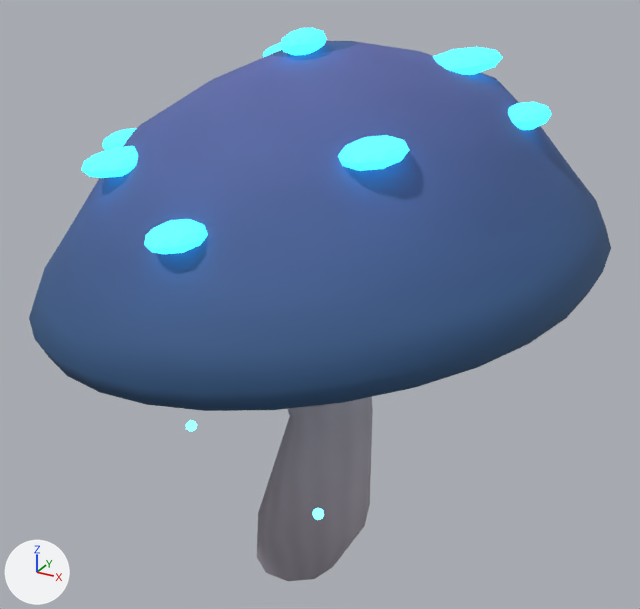
The glTF model exports/environment/components/forest_mushroom_blue.glb, before and after one commit.
Both versions are drawn from a 50 mm lens placed at (1.348, -2.276, 2.167), pointed at (0.078, 0.033, 1.013). Every picture has the same lights, and +X, +Y and +Z are marked at lower left. The first picture is the older version.

Script lines for the objects in view, before the commit:
```python
ob_bioluminescent_cap_spot = bpy.data.objects.new('Bioluminescent cap spot', me_bioluminescent_cap_spot)
ob_bioluminescent_cap_spot.location = (0.0, 0.0, 0.0)
ob_bioluminescent_cap_spot_001 = bpy.data.objects.new('Bioluminescent cap spot.001', me_bioluminescent_cap_spot_001)
ob_bioluminescent_cap_spot_001.location = (0.0, 0.0, 0.0)
ob_bioluminescent_cap_spot_002 = bpy.data.objects.new('Bioluminescent cap spot.002', me_bioluminescent_cap_spot_002)
ob_bioluminescent_cap_spot_002.location = (0.0, 0.0, 0.0)
ob_bioluminescent_cap_spot_003 = bpy.data.objects.new('Bioluminescent cap spot.003', me_bioluminescent_cap_spot_003)
ob_bioluminescent_cap_spot_003.location = (0.0, 0.0, 0.0)
ob_bioluminescent_cap_spot_004 = bpy.data.objects.new('Bioluminescent cap spot.004', me_bioluminescent_cap_spot_004)
ob_bioluminescent_cap_spot_004.location = (0.0, 0.0, 0.0)
ob_bioluminescent_cap_spot_005 = bpy.data.objects.new('Bioluminescent cap spot.005', me_bioluminescent_cap_spot_005)
ob_bioluminescent_cap_spot_005.location = (0.0, 0.0, 0.0)
ob_bioluminescent_cap_spot_006 = bpy.data.objects.new('Bioluminescent cap spot.006', me_bioluminescent_cap_spot_006)
ob_bioluminescent_cap_spot_006.location = (0.0, 0.0, 0.0)
ob_bioluminescent_cap_spot_007 = bpy.data.objects.new('Bioluminescent cap spot.007', me_bioluminescent_cap_spot_007)
ob_bioluminescent_cap_spot_007.location = (0.0, 0.0, 0.0)
ob_broad_faceted_mushroom_cap = bpy.data.objects.new('Broad faceted mushroom cap', me_broad_faceted_mushroom_cap)
ob_broad_faceted_mushroom_cap.location = (0.0, 0.0, 0.0)
# also in view: 'Curving luminous mushroom stem' at (0.065, 0.0, 0.57)
```
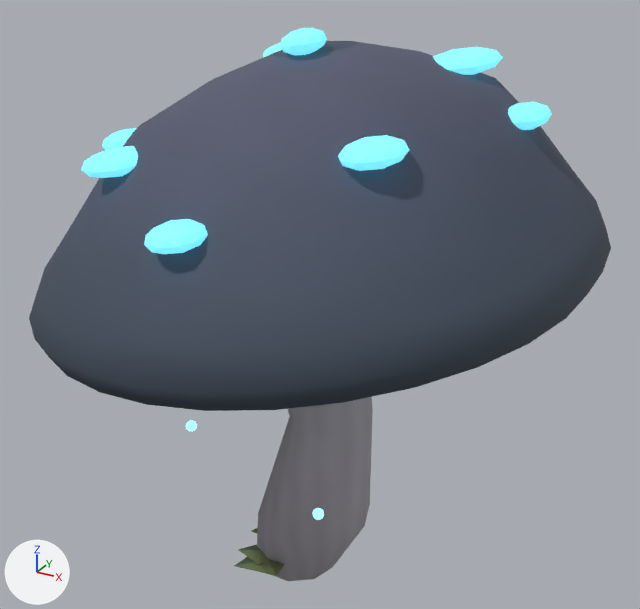
Patch to the scene script:
```diff
--- a/exports/environment/components/forest_mushroom_blue.glb.py
+++ b/exports/environment/components/forest_mushroom_blue.glb.py
@@ mat_rune_glow @@
 mat_rune_glow.roughness = 0.75
-mat_rune_glow.emission_color = (0.047, 0.711, 1.0)  # cyan #3ddbff
-mat_rune_glow.emission_strength = 2.0
+mat_rune_glow.emission_color = (0.163, 0.7, 0.885)  # cyan #70daf2
+mat_rune_glow.emission_strength = 1.0
@@ mat_mushroom_blue @@
 n2 = _N.new('ShaderNodeTexImage'); n2.name = 'Image Texture'
-n2.image = img_painted_mushroom_blue_emission
+n2.image = img_whisperwood_v1_98967aca39f34d6bf245
 n3 = _N.new('ShaderNodeTexImage'); n3.name = 'Image Texture.001'
-n3.image = img_dreamlike_forest_v1_mushroom_blue_color
+n3.image = img_whisperwood_v1_955a1b0a8939eff3f73d
 n4 = _N.new('ShaderNodeMath'); n4.name = 'Math'
@@ mat_forest_leaf_woodland @@
+mat_forest_leaf_woodland = bpy.data.materials.new('forest_leaf_woodland')
+# uses the picture img_painted_forest_leaf_woodland_color
+# uses the picture img_painted_leaf_normal
+# uses the picture img_painted_leaf_roughness
@@ mat_forest_leaf_woodland_tip @@
+mat_forest_leaf_woodland_tip = bpy.data.materials.new('forest_leaf_woodland_tip')
+# uses the picture img_painted_forest_leaf_woodland_tip_color
+# uses the picture img_painted_leaf_normal
+# uses the picture img_painted_leaf_roughness
@@ ob_woodland_shared_curved_ivy_leaf_073 @@
+ob_woodland_shared_curved_ivy_leaf_073 = bpy.data.objects.new('Woodland shared curved ivy leaf.073', me_woodland_shared_curved_ivy_leaf)  # 5 vertices, 4 faces; spans x -0.076..0.076, y 0.0..0.17, z 0.0..0.055
+ob_woodland_shared_curved_ivy_leaf_073.location = (-0.119, -0.04, 0.035)
+ob_woodland_shared_curved_ivy_leaf_073.rotation_euler = (0.0, 0.0, -2.671)  # degrees (0, 0, -153)
+ob_woodland_shared_curved_ivy_leaf_073.scale = (1.16, 1.16, 1.16)
@@ ob_woodland_shared_curved_ivy_leaf_072 @@
+ob_woodland_shared_curved_ivy_leaf_072 = bpy.data.objects.new('Woodland shared curved ivy leaf.072', me_woodland_shared_curved_ivy_leaf)  # 5 vertices, 4 faces; spans x -0.076..0.076, y 0.0..0.17, z 0.0..0.055
+ob_woodland_shared_curved_ivy_leaf_072.location = (-0.118, -0.09, 0.035)
+ob_woodland_shared_curved_ivy_leaf_072.rotation_euler = (0.0, 0.0, -2.288)  # degrees (0, 0, -131)
+ob_woodland_shared_curved_ivy_leaf_072.scale = (1.44, 1.44, 1.44)
```

Location of each change, [x1, y1, x2, y2] in pixels of the pictures (640 x 609 px):
'Broad faceted mushroom cap', surface changed: [29, 41, 611, 411] in both
'Bioluminescent cap spot.001', recoloured, surface changed: [338, 135, 410, 171] in both
'Bioluminescent cap spot.002', recoloured, surface changed: [144, 219, 208, 254] in both
'Bioluminescent cap spot.004', recoloured, surface changed: [433, 47, 503, 75] in both
'Bioluminescent cap spot', recoloured, surface changed: [81, 146, 138, 178] in both
'Bioluminescent cap spot.005', recoloured, surface changed: [280, 28, 327, 56] in both
'Bioluminescent cap spot.007', recoloured, surface changed: [508, 102, 552, 130] in both
'Woodland shared curved ivy leaf.072', added (green): after [234, 557, 284, 576]
'Bioluminescent cap spot.006', recoloured, surface changed: [102, 128, 137, 150] in both
'Woodland shared curved ivy leaf.073', added: after [238, 545, 268, 564]
'Bioluminescent cap spot.003', recoloured, surface changed: [263, 43, 282, 57] in both
